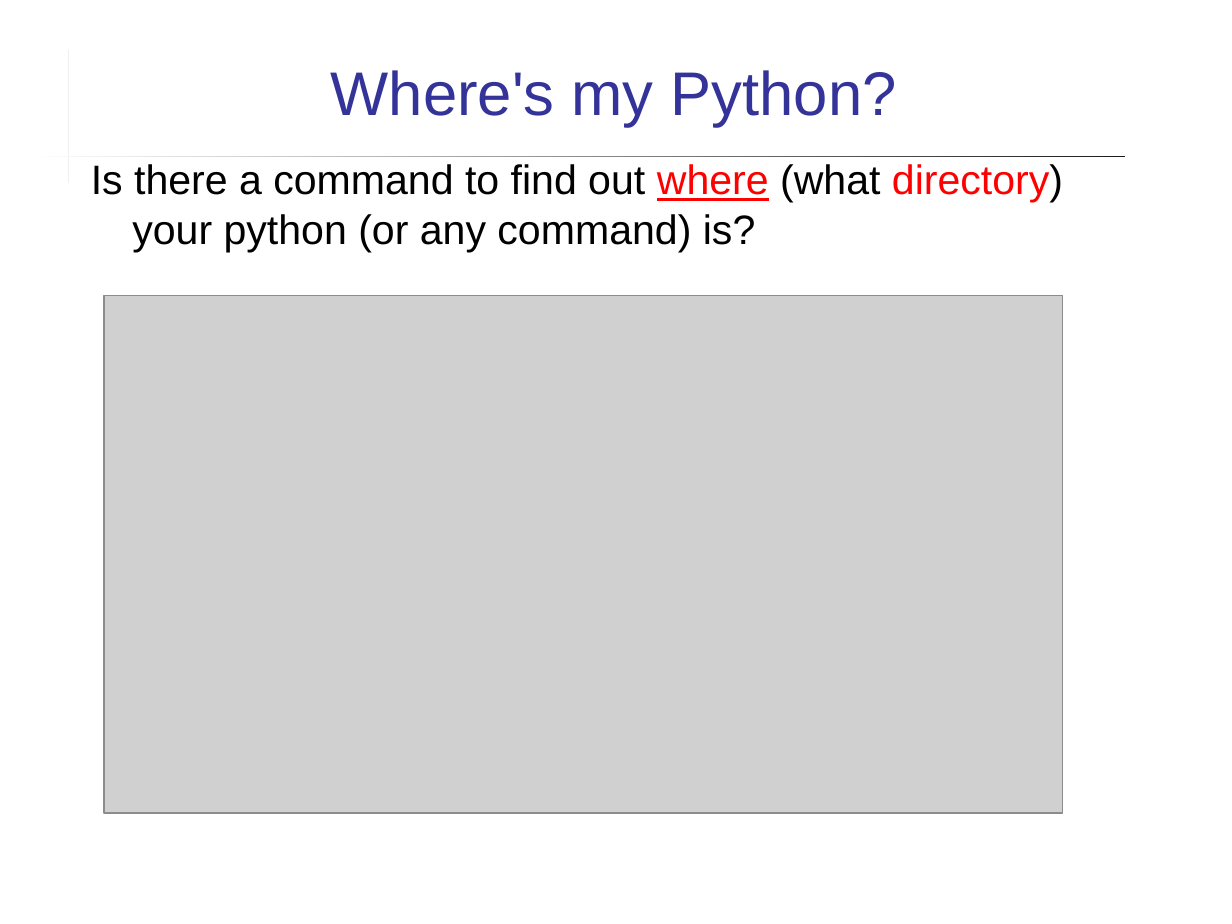
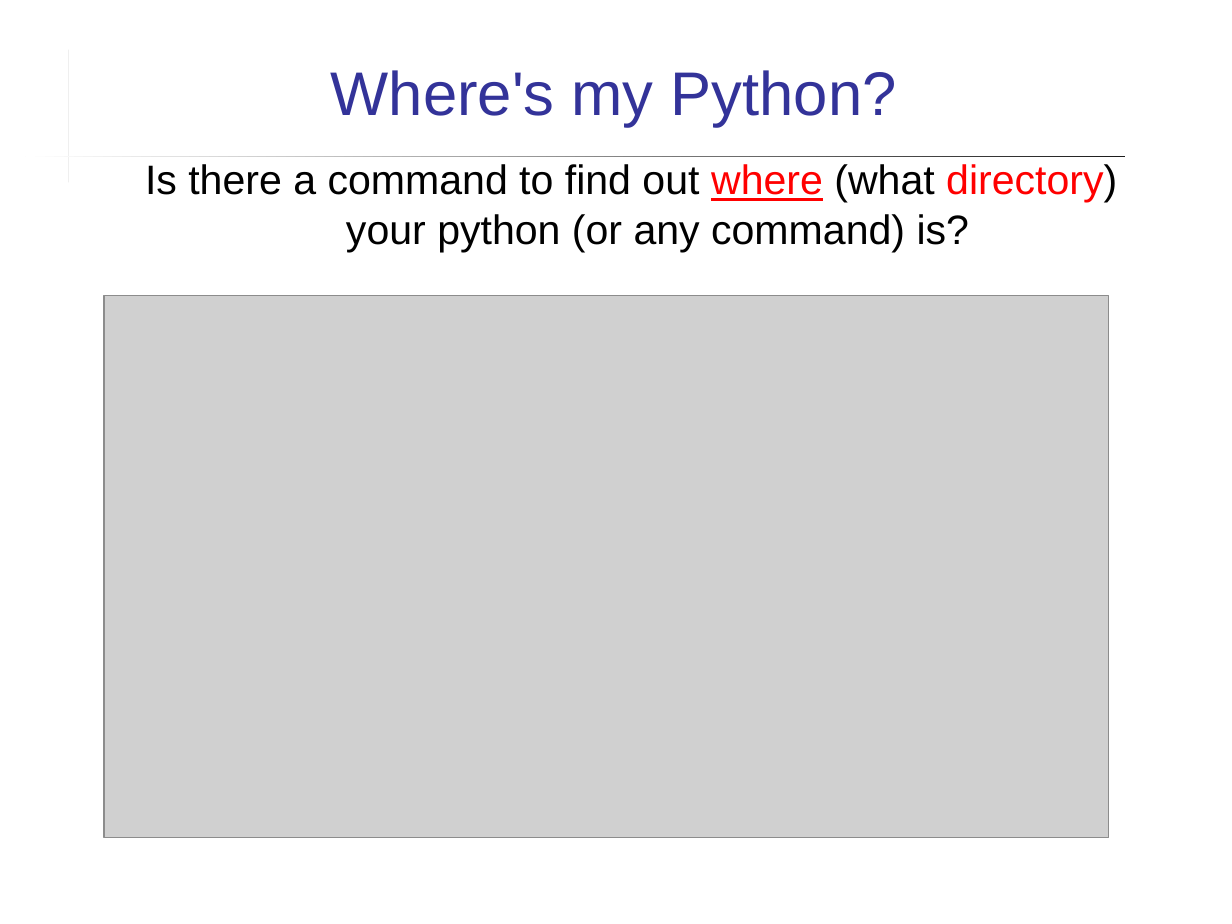
Before and after one commit to cpske/ISP, a slide deck: slide 6 of assignment/feedback/Quiz2-feedback.ppt. Drawn at 1232x924 pixels with LibreOffice and Linux fonts; fonts in the diff are those of the drawing; grey boxes stand for pictures. Boxes give left, top, right and bottom in pixels: in the first picture for what was removed or moved away, otherwise in the second. Text is boxed around its words. In the diff, an @@ line names an element or a change of style, - is before the commit and + after.

```diff
--- a/assignment/feedback/Quiz2-feedback.ppt
+++ b/assignment/feedback/Quiz2-feedback.ppt
@@ text "Is there a command to ..." at [145,164,1117,252]: alignment left to centre @@
@@ picture: place and size @@
-picture at [103,296,1062,813]
+picture at [103,296,1108,838]
```
Also in this commit, not shown: 10 other slides changed, 1 slide added, 3 other files.
